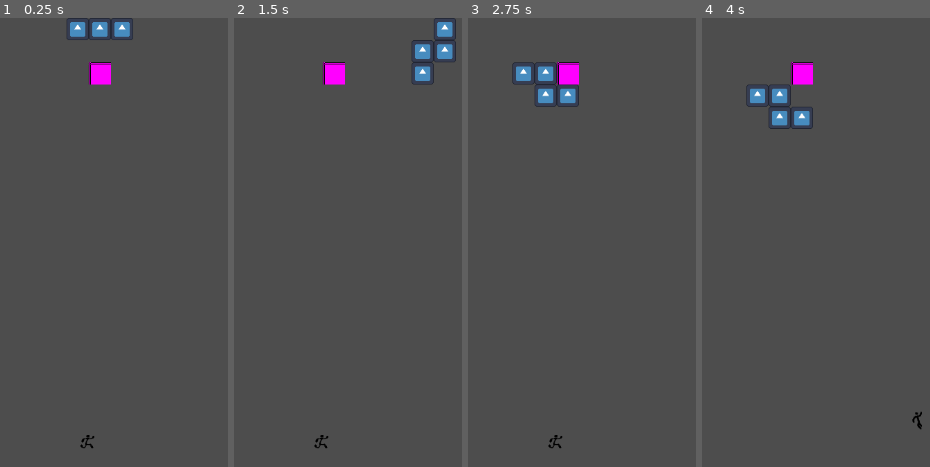
Above: before the commit, frames 1-4 (left to right).
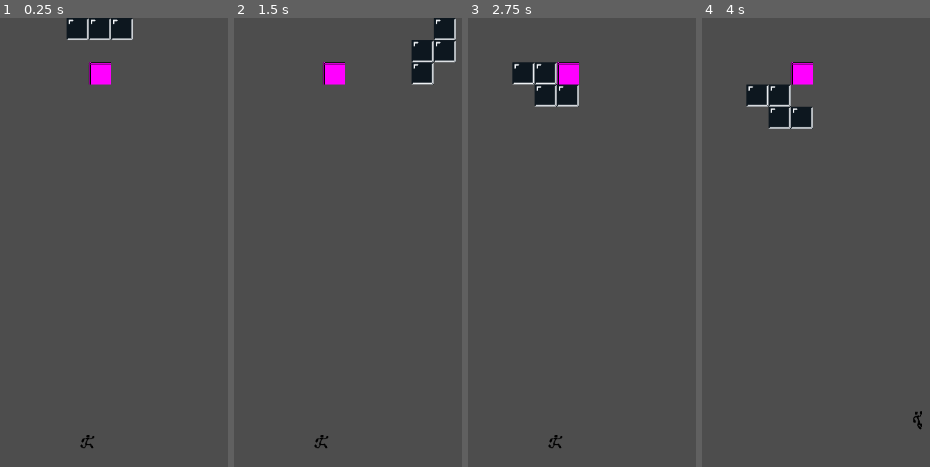
Above: after the commit, the same moments.

Repository: NicoWired/tetrascape
Game: Godot game, scene res://source/main_screens/main/main.tscn
Two runs of this game, one before a commit and one after it. Both use one fixed random seed, a clock stepped at 60 frames per second and the inputs below. The engine's default icon, where the game draws it, is replaced by a stand-in: a white triangle on a blue panel in a dark square.
Inputs:
- Up to frame 1 (0.25 s): no input
- Up to frame 2 (1.5 s): tap Enter at 0.5 s; hold D (right) from 0.53 s (still down); tap N (drop) at 0.6 s; tap Space (jump) at 0.77 s; tap J (rotate_cc) at 1.35 s
- Up to frame 3 (2.75 s): tap Space (jump) at 1.52, 2 s; release D (right) at 2.03 s; hold A (left) from 2.03 s (still down); tap K (rotate_cw) at 2.1 s
- Up to frame 4 (4 s): release A (left) at 2.78 s; hold D (right) from 2.78 s (still down); tap L (toggle) at 2.85 s; tap Space (jump) at 3.02, 3.77 s; tap Enter at 3.5 s; tap N (drop) at 3.6 s

The runs differ from the first frame. In frame 1, 1.4% of the frame differs, in the area x 29-59%, y 0-5%; in frame 2, 1.9%, in the area x 77-98%, y 0-15%; in frame 3, 1.8%; in frame 4, 1.8%.

Commit message:
add new textures for the pieces and wall hang

Diff:
--- a/source/autoloaders/ext_resources.gd
+++ b/source/autoloaders/ext_resources.gd
@@ -1,11 +1,19 @@
 extends Node
 
-const PIECE_TEXTURES: Dictionary[int,Texture2D] = {
-	PieceData.PIECE_SHAPE.L: preload("res://icon.svg"),
-	PieceData.PIECE_SHAPE.J: preload("res://icon.svg"),
-	PieceData.PIECE_SHAPE.S: preload("res://icon.svg"),
-	PieceData.PIECE_SHAPE.Z: preload("res://icon.svg"),
-	PieceData.PIECE_SHAPE.T: preload("res://icon.svg"),
-	PieceData.PIECE_SHAPE.O: preload("res://icon.svg"),
-	PieceData.PIECE_SHAPE.I: preload("res://icon.svg"),
+const PLACEHOLDER_TEXTURE: Texture2D = preload("res://icon.svg")
+const PIECE1: Texture2D = preload("res://assets/pieces/piece1.png")
+const PIECE2: Texture2D = preload("res://assets/pieces/piece2.png")
+const PIECE3: Texture2D = preload("res://assets/pieces/piece3.png")
+const PIECE4: Texture2D = preload("res://assets/pieces/piece4.png")
+
+var chosen_piece_texture: Texture2D = PIECE2
+
+var PIECE_TEXTURES: Dictionary[int,Texture2D] = {
+	PieceData.PIECE_SHAPE.L: chosen_piece_texture,
+	PieceData.PIECE_SHAPE.J: chosen_piece_texture,
+	PieceData.PIECE_SHAPE.S: chosen_piece_texture,
+	PieceData.PIECE_SHAPE.Z: chosen_piece_texture,
+	PieceData.PIECE_SHAPE.T: chosen_piece_texture,
+	PieceData.PIECE_SHAPE.O: chosen_piece_texture,
+	PieceData.PIECE_SHAPE.I: chosen_piece_texture,
 }
--- a/source/levels/test_level.tscn
+++ b/source/levels/test_level.tscn
@@ -1,19 +1,19 @@
-[gd_scene load_steps=5 format=3 uid="uid://bfhfd2keju386"]
+[gd_scene format=3 uid="uid://bfhfd2keju386"]
 
 [ext_resource type="Script" uid="uid://dgvjqt2c58o60" path="res://source/levels/level.gd" id="1_niqk7"]
-[ext_resource type="PackedScene" uid="uid://cb4igblj6e2dt" path="res://source/tetris/board/board.tscn" id="2_ogqbx"]
+[ext_resource type="PackedScene" uid="uid://cb4igblj6e2dt" path="res://source/puzzle/board/board.tscn" id="2_ogqbx"]
 [ext_resource type="PackedScene" uid="uid://ckjqaf8lqjv0c" path="res://source/player/player.tscn" id="3_ogqbx"]
 [ext_resource type="PackedScene" uid="uid://1sabmrf8e66k" path="res://source/props/exit_door.tscn" id="4_epmhw"]
 
-[node name="TestLevel" type="Node2D"]
+[node name="TestLevel" type="Node2D" unique_id=1461556655]
 script = ExtResource("1_niqk7")
 
-[node name="Board" parent="." instance=ExtResource("2_ogqbx")]
+[node name="Board" parent="." unique_id=2043615883 instance=ExtResource("2_ogqbx")]
 metadata/_edit_lock_ = true
 
-[node name="Player" parent="." instance=ExtResource("3_ogqbx")]
+[node name="Player" parent="." unique_id=962344983 instance=ExtResource("3_ogqbx")]
 position = Vector2(-43, 8)
 metadata/_edit_lock_ = true
 
-[node name="ExitDoor" parent="." instance=ExtResource("4_epmhw")]
+[node name="ExitDoor" parent="." unique_id=1530803056 instance=ExtResource("4_epmhw")]
 metadata/_edit_lock_ = true
--- /dev/null
+++ b/source/puzzle/board/board.tscn
@@ -0,0 +1,8 @@
+[gd_scene format=3 uid="uid://cb4igblj6e2dt"]
+
+[ext_resource type="Script" uid="uid://ultenaxv7ed" path="res://source/puzzle/board/board.gd" id="1_fugdb"]
+
+[node name="Board" type="Node2D" unique_id=2019408534]
+script = ExtResource("1_fugdb")
+
+[node name="Squares" type="Node2D" parent="." unique_id=635171943]
--- /dev/null
+++ b/source/puzzle/piece/piece.tscn
@@ -0,0 +1,6 @@
+[gd_scene format=3 uid="uid://cnr57muuyuy5h"]
+
+[ext_resource type="Script" uid="uid://dvxpdrlqajey7" path="res://source/puzzle/piece/piece.gd" id="1_2fycs"]
+
+[node name="Piece" type="Node2D"]
+script = ExtResource("1_2fycs")
--- a/source/tetris/square/piece_square.gd
+++ b/source/puzzle/square/piece_square.gd
@@ -14,7 +14,7 @@
 
 
 static func create(input_texture: Texture2D) -> PieceSquare:
-	var own_scene = preload("res://source/tetris/square/piece_square.tscn")
+	var own_scene = preload("res://source/puzzle/square/piece_square.tscn")
 	return own_scene.instantiate().initialize(input_texture)
 
 func initialize(input_texture: Texture2D) -> PieceSquare:
--- /dev/null
+++ b/source/puzzle/square/piece_square.tscn
@@ -0,0 +1,18 @@
+[gd_scene format=3 uid="uid://dv0j22pbpa4j5"]
+
+[ext_resource type="Script" uid="uid://bwbbiolgegouk" path="res://source/puzzle/square/piece_square.gd" id="1_opd2k"]
+
+[sub_resource type="RectangleShape2D" id="RectangleShape2D_pwv8o"]
+
+[node name="PieceSquare" type="StaticBody2D" unique_id=123601145]
+collision_layer = 2
+script = ExtResource("1_opd2k")
+
+[node name="SquareSprite" type="Sprite2D" parent="." unique_id=912601951]
+centered = false
+
+[node name="CollisionShape2D" type="CollisionShape2D" parent="." unique_id=873000976]
+shape = SubResource("RectangleShape2D_pwv8o")
+
+[node name="PieceArea" type="Area2D" parent="." unique_id=1705831581]
+collision_layer = 2
--- a/source/tetris/board/board.tscn
+++ /dev/null
@@ -1,8 +0,0 @@
-[gd_scene load_steps=2 format=3 uid="uid://cb4igblj6e2dt"]
-
-[ext_resource type="Script" uid="uid://ultenaxv7ed" path="res://source/tetris/board/board.gd" id="1_fugdb"]
-
-[node name="Board" type="Node2D"]
-script = ExtResource("1_fugdb")
-
-[node name="Squares" type="Node2D" parent="."]
--- a/source/tetris/piece/piece.tscn
+++ /dev/null
@@ -1,6 +0,0 @@
-[gd_scene load_steps=2 format=3 uid="uid://cnr57muuyuy5h"]
-
-[ext_resource type="Script" uid="uid://dvxpdrlqajey7" path="res://source/tetris/piece/piece.gd" id="1_2fycs"]
-
-[node name="Piece" type="Node2D"]
-script = ExtResource("1_2fycs")
--- a/source/tetris/square/piece_square.tscn
+++ /dev/null
@@ -1,18 +0,0 @@
-[gd_scene load_steps=3 format=3 uid="uid://dv0j22pbpa4j5"]
-
-[ext_resource type="Script" uid="uid://bwbbiolgegouk" path="res://source/tetris/square/piece_square.gd" id="1_opd2k"]
-
-[sub_resource type="RectangleShape2D" id="RectangleShape2D_pwv8o"]
-
-[node name="PieceSquare" type="StaticBody2D"]
-collision_layer = 2
-script = ExtResource("1_opd2k")
-
-[node name="SquareSprite" type="Sprite2D" parent="."]
-centered = false
-
-[node name="CollisionShape2D" type="CollisionShape2D" parent="."]
-shape = SubResource("RectangleShape2D_pwv8o")
-
-[node name="PieceArea" type="Area2D" parent="."]
-collision_layer = 2
Binary file added: assets/pieces/piece1.png
Binary file added: assets/pieces/piece2.png
Binary file added: assets/pieces/piece3.png
Binary file added: assets/pieces/piece4.png
Binary file changed: assets/player/wall-hold.png
Renamed: source/tetris/board/board.gd -> source/puzzle/board/board.gd
Renamed: source/tetris/piece/piece.gd -> source/puzzle/piece/piece.gd
Renamed: source/tetris/piece/piece_data.gd -> source/puzzle/piece/piece_data.gd
